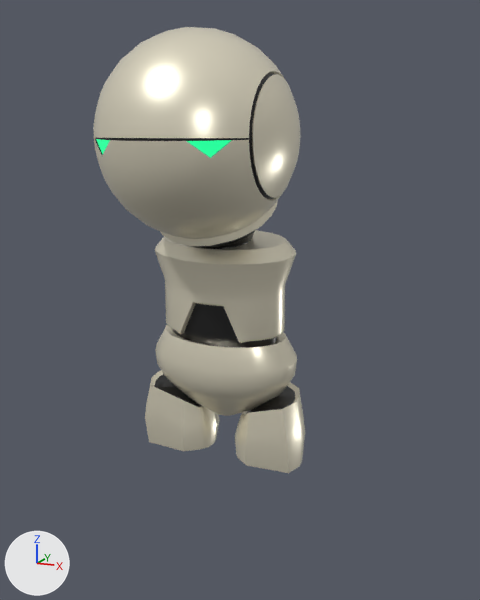
The Blender file Marvin/Marvin.blend, before and after one commit.
The view is the same before and after, from a camera (50 mm lens) standing at (3.83, -7.12, 1.48) and looking at (0.43, 0.26, -0.61). Lighting does not change. The marker at lower left points along +X, +Y and +Z.
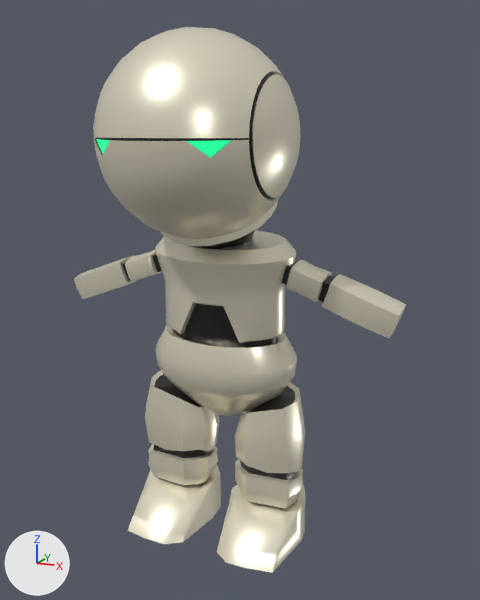
Edits to the bpy script that builds the scene:
```text
Change me_sphere:
    used by ob_sphere; location = (0.0, 0.0, 1.38); rotation_euler = (0.0, 1.571, 0.0), in degrees (0, 90, 0); scale = (1.2, 1.2, 1.2)
    remove me_sphere.from_pydata(...)  # 1394 vertices, 1330 faces; spans x -1.0..3.59, y -1.0..1.04, z 0.0..1.0
    add me_sphere.from_pydata(...)  # 1903 vertices, 1863 faces; spans x -1.0..4.51, y -1.0..1.05, z 0.0..1.98
    me_sphere part 1: 344 vertices added at x 1.27..1.95, y 0.12..0.97, z 0.0..1.98
    me_sphere part 2: 8 vertices moved from x 3.58..3.59, y 0.48..0.72, z 0.17..0.96 to x 3.64..3.65, y 0.48..0.72, z 0.17..0.96; 2 vertices removed from x 3.59, y 0.76..0.77, z 0.81..0.82; 167 vertices added at x 2.89..4.51, y -0.24..1.05, z 0.0..1.01
```

Where the change shows, as pixel boxes (x1, y1, x2, y2) in the pictures (480 x 600 px):
'Sphere', reshaped (57% wider, 22% taller): before (94, 27, 305, 473); after (74, 27, 406, 573)
part 1 of me_sphere, added: after (74, 250, 406, 339)
part 2 of me_sphere, built on: before (200, 422, 305, 473); after (128, 385, 306, 573)
